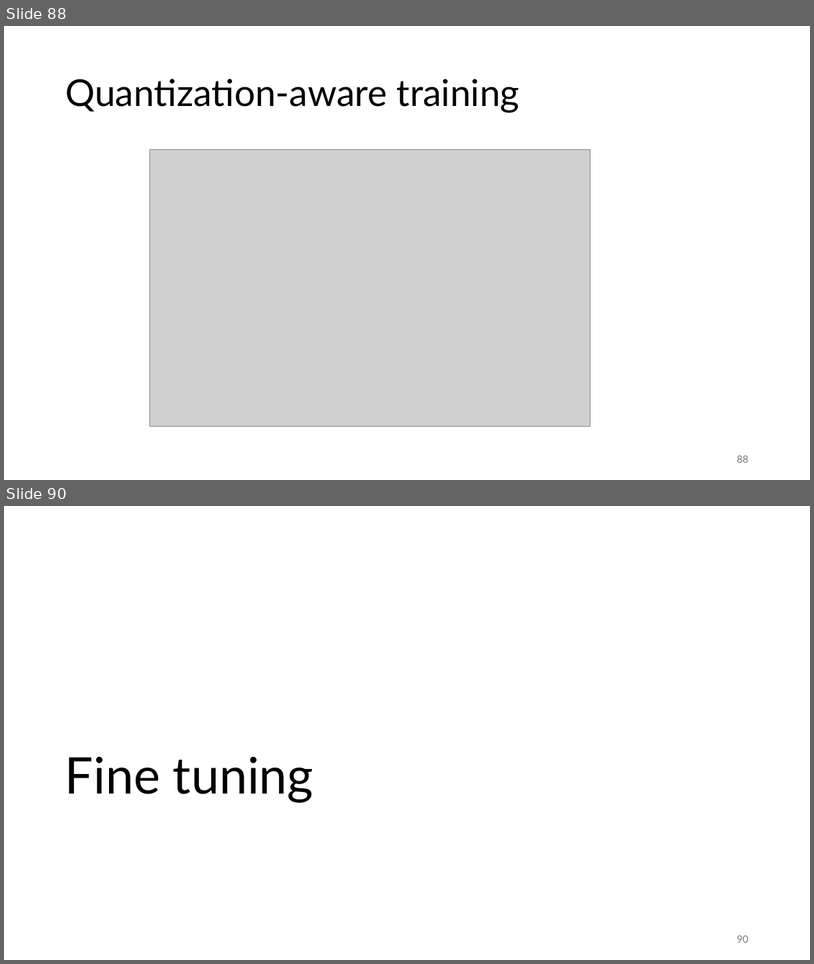
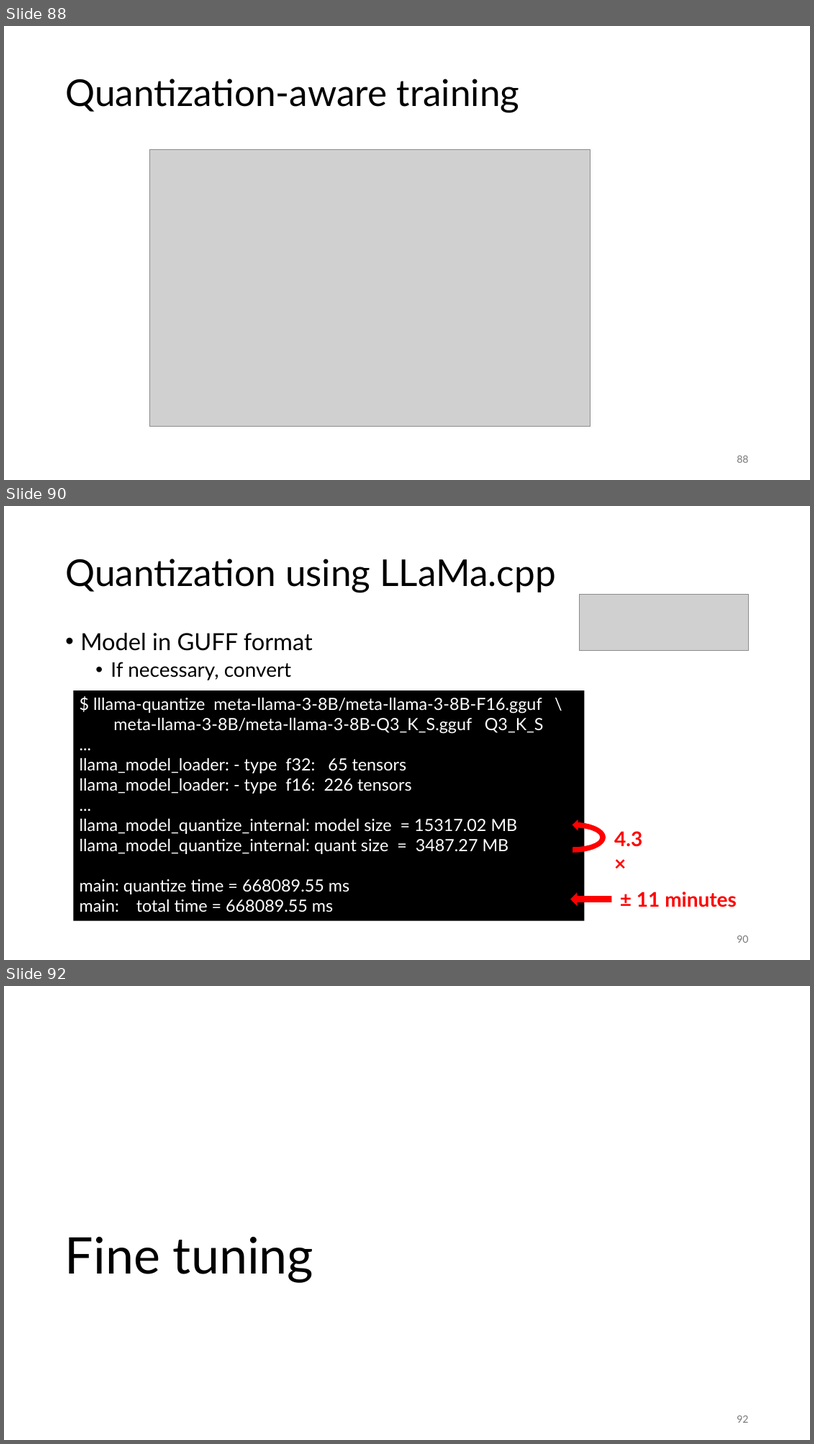
Before and after one commit to gjbex/Deploying-LLMs-locally, a slide deck: local_LLMs.pptx. Shown one above the other, each under a label of ours: slides 88 and 90 before the commit, slides 88, 90 and 92 after it; the slides between them are not shown. The pictures are 814x964 and 814x1444 pixels, drawn with LibreOffice and Linux fonts; fonts in the diff are those of the drawing; grey boxes stand for pictures. Boxes give left, top, right and bottom in pixels: in the first picture for what was removed or moved away, otherwise in the second. Text is boxed around its words. In the diff, an @@ line names an element or a change of style, - is before the commit and + after.

Commit message:
Add slides on quantization

```diff
--- a/local_LLMs.pptx
+++ b/local_LLMs.pptx
@@ slide 90 added at (4,506,810,960), background #FFFFFF @@
@@ title added at (65,559,556,592), 44 pt, text #000000 @@
+Quantization using LLaMa.cpp
@@ picture added at (580,595,748,651) @@
@@ text added at (80,633,313,680), 24 pt, text #000000 @@
+• Model in GUFF format
+  • If necessary, convert
@@ rectangle added at (74,690,585,921), fill #000000, 20 pt, text #FFFFFF @@
+$ lllama-quantize meta-llama-3-8B/meta-llama-3-8B-F16.gguf \
+meta-llama-3-8B/meta-llama-3-8B-Q3_K_S.gguf Q3_K_S
+...
+llama_model_loader: - type f32: 65 tensors
+llama_model_loader: - type f16: 226 tensors
+...
+llama_model_quantize_internal: model size = 15317.02 MB
+llama_model_quantize_internal: quant size = 3487.27 MB
+main: quantize time = 668089.55 ms
+main: total time = 668089.55 ms
@@ circular arrow added at (540,820,607,854), fill #FF0000, outline #FF0000 1.5 pt @@
@@ text added at (615,831,643,847), 24 pt, text #FF0000, bold @@
+4.3 ×
@@ right arrow added at (571,894,612,904), fill #FF0000, outline #FF0000 1.5 pt @@
@@ text added at (637,891,737,907), 24 pt, text #FF0000, bold @@
+± 11 minutes
@@ page number added at (737,935,748,942), 12 pt, text #797979 @@
+90
@@ what was slide 90 is now slide 92 @@
@@ page number at (737,1415,748,1422): text changed @@
-90
+92
```
Also in this commit, not shown: 2 slides changed, 3 other slides added.
